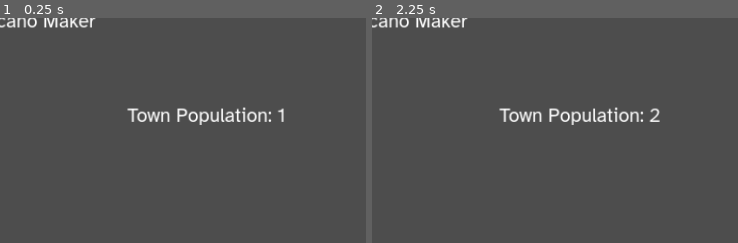
Above: before the commit, frames 1-2 (left to right).
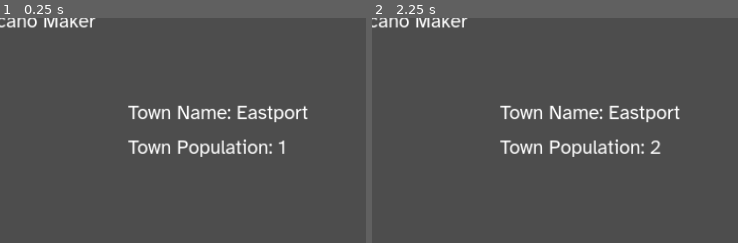
Above: after the commit, the same moments.

Repository: wycre/volcanomaker
Game: Godot game, scene res://Game.tscn
The game is run twice, just before and just after one commit, with the same random seed, the same clock (stepped at 60 frames per second) and the same inputs.
Inputs:
- Up to frame 1 (0.25 s): no input
- Up to frame 2 (2.25 s): click "Lava" at 0.5 s; click "Chocolate Syrup" at 1.25 s; click "Molasses" at 2 s
The pictures show only the part of the screen within x 50-100%, y 2-52%; the shares and areas given below are measured in that part.

The runs differ from the first frame. In frame 1, 3.2% of the frame differs, in the area x 34-85%, y 38-62%; in frame 2, 3.2%.

Commit message:
added dynamic newspaper content

Diff:
--- a/Game.tscn
+++ b/Game.tscn
@@ -11,7 +11,22 @@
 [ext_resource type="Script" path="res://Scripts/FluidReservior.gd" id="8_jewuj"]
 [ext_resource type="Texture2D" uid="uid://c23txl0khgj6s" path="res://Assets/Newspaper Background.png" id="9_ho3an"]
 [ext_resource type="Script" path="res://TownController.gd" id="10_6h8bf"]
-[ext_resource type="Script" path="res://Scripts/newspaper_text.gd" id="10_q8k4m"]
+[ext_resource type="Script" path="res://Scripts/newspaper.gd" id="11_idbby"]
+
+[sub_resource type="Animation" id="Animation_srx8a"]
+length = 0.001
+tracks/0/type = "value"
+tracks/0/imported = false
+tracks/0/enabled = true
+tracks/0/path = NodePath(".:position")
+tracks/0/interp = 1
+tracks/0/loop_wrap = true
+tracks/0/keys = {
+"times": PackedFloat32Array(0),
+"transitions": PackedFloat32Array(1),
+"update": 0,
+"values": [Vector2(130, 170)]
+}
 
 [sub_resource type="Animation" id="Animation_k0oku"]
 resource_name = "camera_shake"
@@ -30,21 +45,6 @@
 "values": [Vector2(130, 170), Vector2(125, 180), Vector2(125, 170), Vector2(135, 180), Vector2(135, 170), Vector2(125, 180), Vector2(135, 170), Vector2(125, 180)]
 }
 
-[sub_resource type="Animation" id="Animation_srx8a"]
-length = 0.001
-tracks/0/type = "value"
-tracks/0/imported = false
-tracks/0/enabled = true
-tracks/0/path = NodePath(".:position")
-tracks/0/interp = 1
-tracks/0/loop_wrap = true
-tracks/0/keys = {
-"times": PackedFloat32Array(0),
-"transitions": PackedFloat32Array(1),
-"update": 0,
-"values": [Vector2(130, 170)]
-}
-
 [sub_resource type="AnimationLibrary" id="AnimationLibrary_tf54c"]
 _data = {
 "RESET": SubResource("Animation_srx8a"),
@@ -170,35 +170,6 @@
 offset_top = 248.0
 offset_right = 424.0
 offset_bottom = 640.0
-
-[node name="NewspaperBackground" type="Sprite2D" parent="." groups=["Newspaper"]]
-visible = false
-position = Vector2(576, 312)
-scale = Vector2(0.25, 0.25)
-texture = ExtResource("9_ho3an")
-
-[node name="NewspaperText" type="RichTextLabel" parent="." groups=["Newspaper"]]
-visible = false
-layout_mode = 2
-offset_left = 320.0
-offset_top = 112.0
-offset_right = 832.0
-offset_bottom = 568.0
-theme_override_colors/default_color = Color(0, 0, 0, 1)
-bbcode_enabled = true
-text = "Lorem ipsum odor amet, consectetuer adipiscing elit. Inceptos leo orci pretium pulvinar ante odio ante class. Interdum natoque ridiculus rhoncus tincidunt magnis euismod massa. Tempus varius laoreet sodales tempor lectus; dictum hac. Risus sociosqu ultrices vehicula ullamcorper nec adipiscing aptent? Aliquet tempor felis consequat posuere sociosqu torquent mollis lobortis. Sagittis posuere diam felis quam ipsum duis pulvinar. Erat fringilla sit maecenas bibendum molestie curae tristique torquent.
-
-Leo duis fringilla quam dis bibendum iaculis, dapibus magna curabitur. Mattis nullam magna neque venenatis rutrum faucibus hendrerit sit inceptos. Dignissim ipsum enim vulputate vehicula ad volutpat. Semper potenti commodo odio sociosqu blandit ultrices vehicula. Id dictum nostra nec iaculis; efficitur lorem purus. Vulputate a sagittis ultricies metus suscipit finibus nibh feugiat tempor. Venenatis est risus gravida; elementum aptent vivamus vestibulum finibus egestas. Aenean turpis imperdiet aenean at taciti convallis."
-script = ExtResource("10_q8k4m")
-
-[node name="ResetButton" type="Button" parent="."]
-visible = false
-layout_mode = 0
-offset_left = 520.0
-offset_top = 520.0
-offset_right = 632.0
-offset_bottom = 552.0
-text = "Reset"
 
 [node name="TownArea" type="Control" parent="."]
 layout_mode = 1
@@ -215,22 +186,66 @@
 
 [node name="PopLabel" type="Label" parent="TownArea"]
 layout_mode = 2
-offset_left = 32.0
-offset_top = 8.0
-offset_right = 156.0
-offset_bottom = 31.0
+offset_left = 33.0
+offset_top = 54.0
+offset_right = 249.0
+offset_bottom = 90.0
 theme = ExtResource("4_ag2wq")
 theme_type_variation = &"HeaderLarge"
 text = "Town Population: "
 
+[node name="TownName" type="Label" parent="TownArea"]
+layout_mode = 2
+offset_left = 33.0
+offset_top = 4.0
+offset_right = 385.0
+offset_bottom = 40.0
+theme = ExtResource("4_ag2wq")
+theme_type_variation = &"HeaderLarge"
+text = "Town Name:"
+
 [node name="PopCount" type="Label" parent="TownArea"]
 layout_mode = 0
-offset_left = 248.0
-offset_top = 8.0
-offset_right = 314.0
-offset_bottom = 44.0
+offset_left = 249.0
+offset_top = 54.0
+offset_right = 315.0
+offset_bottom = 90.0
 theme = ExtResource("4_ag2wq")
 theme_type_variation = &"HeaderLarge"
 text = "1"
 
-[connection signal="pressed" from="ResetButton" to="." method="_on_reset_button_pressed"]
+[node name="Newspaper" type="Control" parent="."]
+visible = false
+anchors_preset = 0
+offset_left = 320.0
+offset_top = 56.0
+offset_right = 832.0
+offset_bottom = 568.0
+script = ExtResource("11_idbby")
+
+[node name="NewspaperBackground" type="Sprite2D" parent="Newspaper" groups=["Newspaper"]]
+position = Vector2(256, 256)
+scale = Vector2(0.25, 0.25)
+texture = ExtResource("9_ho3an")
+
+[node name="NewspaperText" type="Label" parent="Newspaper" groups=["Newspaper"]]
+layout_mode = 2
+offset_left = 24.0
+offset_top = 56.0
+offset_right = 486.0
+offset_bottom = 448.0
+theme = ExtResource("4_ag2wq")
+theme_type_variation = &"HeaderSmall"
+theme_override_colors/font_color = Color(0, 0, 0, 1)
+text = "    The town of [town_name] was [town_impact] by a [eruption_descriptor] eruption of [fluid_description]"
+autowrap_mode = 3
+
+[node name="ResetButton" type="Button" parent="Newspaper"]
+layout_mode = 0
+offset_left = 200.0
+offset_top = 464.0
+offset_right = 312.0
+offset_bottom = 496.0
+text = "Reset"
+
+[connection signal="pressed" from="Newspaper/ResetButton" to="." method="_on_reset_button_pressed"]
--- a/Scripts/FluidReservior.gd
+++ b/Scripts/FluidReservior.gd
@@ -1,6 +1,9 @@
 extends Panel
 
-const Fluids = preload("res://Scripts/Fluids.gd").Fluids
+const Fluidslib = preload("res://Scripts/Fluids.gd")
+const Fluids = Fluidslib.Fluids
+const Colors = Fluidslib.fluid_colors
+
 
 
 var _fluid_material: StyleBoxFlat
@@ -11,17 +14,6 @@
 	_fluid_material = get_node("../FluidTube")._fluid_material
 	add_theme_stylebox_override("panel", _fluid_material)
 
-
-# Called every frame. 'delta' is the elapsed time since the previous frame.
-func _process(delta: float) -> void:
-	pass
-
-
 func change_color(fluid_type: Fluids):
 	_fluid_type = fluid_type
-	if fluid_type == Fluids.LAVA:
-		_fluid_material.bg_color = Color("f75b1d")
-	if fluid_type == Fluids.CHOCO:
-		_fluid_material.bg_color = Color("281f07")
-	if fluid_type == Fluids.MOLASSES:
-		_fluid_material.bg_color = Color("160e01")
+	_fluid_material.bg_color = Colors[fluid_type]
--- a/Scripts/FluidTube.gd
+++ b/Scripts/FluidTube.gd
@@ -1,6 +1,8 @@
 extends ProgressBar
 
-const Fluids = preload("res://Scripts/Fluids.gd").Fluids
+const Fluidslib = preload("res://Scripts/Fluids.gd")
+const Fluids = Fluidslib.Fluids
+const Colors = Fluidslib.fluid_colors
 
 
 var _fluid_material = StyleBoxFlat.new()
@@ -61,12 +63,9 @@
 	$RumblePlayer.stop()
 
 	# Display newspaper
-	var newspaper_background = get_node("../../NewspaperBackground")
-	var newspaper_text = get_node("../../NewspaperText")
-	var reset_button = get_node("../../ResetButton")
-	newspaper_background.visible = true
-	newspaper_text.visible = true
-	reset_button.visible = true
+	var newspaper = get_node("../../Newspaper")
+	newspaper.visible = true
+
 	get_node("../../VolcanoAnimator").stop()
 
 	# Delete the dimer
@@ -77,12 +76,7 @@
 # Changes the color of the fluid and resets progress
 func change_color(fluid_type: Fluids):
 	_fluid_type = fluid_type
-	if fluid_type == Fluids.LAVA:
-		_fluid_material.bg_color = Color("f75b1d")
-	if fluid_type == Fluids.CHOCO:
-		_fluid_material.bg_color = Color("281f07")
-	if fluid_type == Fluids.MOLASSES:
-		_fluid_material.bg_color = Color("160e01")
+	_fluid_material.bg_color = Colors[fluid_type]
 
 	# Reset progress when chaning fluid types
 	value = 0
--- a/Scripts/Fluids.gd
+++ b/Scripts/Fluids.gd
@@ -1,5 +1,44 @@
-enum Fluids { # Match order to the order of checkboxes in the scene
+# All fluid items should share the same order in the following objects
+enum Fluids {
 	LAVA,
 	CHOCO,
 	MOLASSES
 }
+
+static var fluid_names = [
+	"Lava",
+	"Chocolate Syrup",
+	"Molasses"
+]
+
+static var fluid_colors = [
+	Color("f75b1d"),
+	Color("281f07"),
+	Color("160e01")
+]
+
+static var fluid_descriptions = [
+	"Hot Lava",
+	"Goopy Chocolate Syrup",
+	"Sticky Molasses"
+]
+
+
+# These have their own item order independent from the fluid items
+enum Severity {
+	MINOR,
+	MEDIUM,
+	MAJOR,
+}
+
+static var eruption_descriptor = [
+	"minor",
+	"medium",
+	"massive"
+]
+
+static var town_impact = [
+	"incovenienced",
+	"soiled",
+	"destroyed",
+]
--- a/Scripts/main.gd
+++ b/Scripts/main.gd
@@ -1,7 +1,8 @@
 extends Control
 
-const Fluids = preload("res://Scripts/Fluids.gd").Fluids
-
+const Fluidslib = preload("res://Scripts/Fluids.gd")
+const Fluids = Fluidslib.Fluids
+var fluid_descriptions = Fluidslib.fluid_descriptions
 
 # Called when the node enters the scene tree for the first time.
 func _ready() -> void:
@@ -11,6 +12,10 @@
 		if object is CheckBox:
 			object.toggled.connect(_on_radio_toggled.bind(i))
 			i += 1
+
+
+	set_town_name()
+	$Newspaper.set_text(Fluids.LAVA, 2)
 
 
 
@@ -25,14 +30,13 @@
 		$VolcanoGroup/FluidTube.change_color(fluid_type)
 		$VolcanoGroup/FluidReservior.change_color(fluid_type)
 
-		get_node("NewspaperText")._change_text(name)  # TODO Newspaper Text Engine
+		$Newspaper.set_text(fluid_type, randi() % fluid_descriptions.size())
+		#get_node("NewspaperText")._change_text(name)  # TODO Newspaper Text Engine
 
 
 # Reset state to begining
 func _on_reset_button_pressed() -> void:
-	$NewspaperBackground.visible = false
-	$NewspaperText.visible = false
-	$ResetButton.visible = false
+	$Newspaper.visible = false
 
 	$VolcanoGroup/FluidTube.change_color(Fluids.LAVA)
 	$VolcanoGroup/FluidReservior.change_color(Fluids.LAVA)
@@ -45,11 +49,18 @@
 				button.button_pressed = false
 	$VolcanoContentButtons/LavaCheckBox.button_pressed = true
 
-	# Restart Population Growth
+	# Reset Town
 	$TownArea.reset_pop()
 	$TownArea.timer_active = true
+	set_town_name()
 
 
-
-func test(toggled_on: bool, extra_arg_0: int) -> void:
-	pass # Replace with function body.
+func set_town_name():
+	var names = []
+	var name_file = FileAccess.open("res://Text/town-names.txt", FileAccess.READ)
+	while not name_file.eof_reached():
+		var line = name_file.get_line()
+		names.append(line)
+	var chosen_name = names[randi() % names.size()]
+	$Newspaper.town_name = chosen_name
+	$TownArea/TownName.text = "Town Name: " + chosen_name
--- /dev/null
+++ b/Scripts/newspaper.gd
@@ -0,0 +1,33 @@
+extends Control
+
+const Fluidslib = preload("res://Scripts/Fluids.gd")
+const Fluids = Fluidslib.Fluids
+const Severity = Fluidslib.Severity
+var fluid_descriptions = Fluidslib.fluid_descriptions
+var eruption_descriptor = Fluidslib.eruption_descriptor
+var town_impact = Fluidslib.town_impact
+
+var town_name: String
+
+# Called when the node enters the scene tree for the first time.
+func _ready() -> void:
+	pass # Replace with function body.
+
+
+# Called every frame. 'delta' is the elapsed time since the previous frame.
+func _process(delta: float) -> void:
+	pass
+
+
+func set_text(fluid_type: Fluids, severity: Severity):
+	var headline = ""
+	headline += "    The town of " + town_name
+	headline += " has been " + town_impact[severity]
+	headline += " by a " + eruption_descriptor[severity]
+	if severity == Severity.MINOR:
+		headline += " sploot of "
+	else:
+		headline += " eruption of "
+	headline += fluid_descriptions[fluid_type]
+	$NewspaperText.text = headline
+	print(headline)
--- a/Scripts/newspaper_text.gd
+++ /dev/null
@@ -1,24 +0,0 @@
-extends RichTextLabel
-
-# Called when the node enters the scene tree for the first time.
-func _ready() -> void:
-
-	pass # Replace with function body.
-
-
-# Called every frame. 'delta' is the elapsed time since the previous frame.
-func _process(delta: float) -> void:
-	pass
-
-func _change_text(name):
-	var file
-	if name == "LavaCheckBox":
-		file = FileAccess.open("res://Text/lava.txt", FileAccess.READ)
-		text = file.get_as_text()
-	if name == "ChocoCheckBox":
-		file = FileAccess.open("res://Text/choco.txt", FileAccess.READ)
-		text = file.get_as_text()
-	if name == "Molasses":
-		file = FileAccess.open("res://Text/molasses.txt", FileAccess.READ)
-		text = file.get_as_text()
-	pass
Not shown, added: Text/town-names.txt
